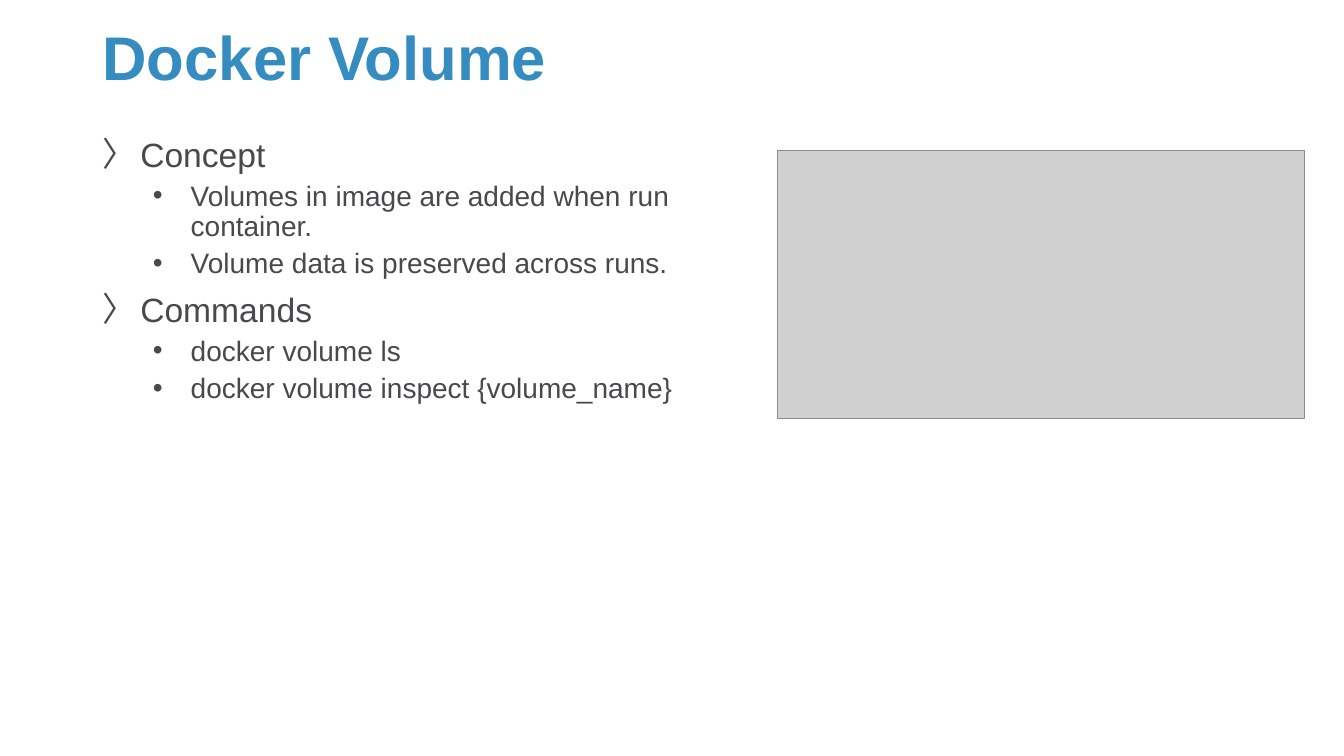
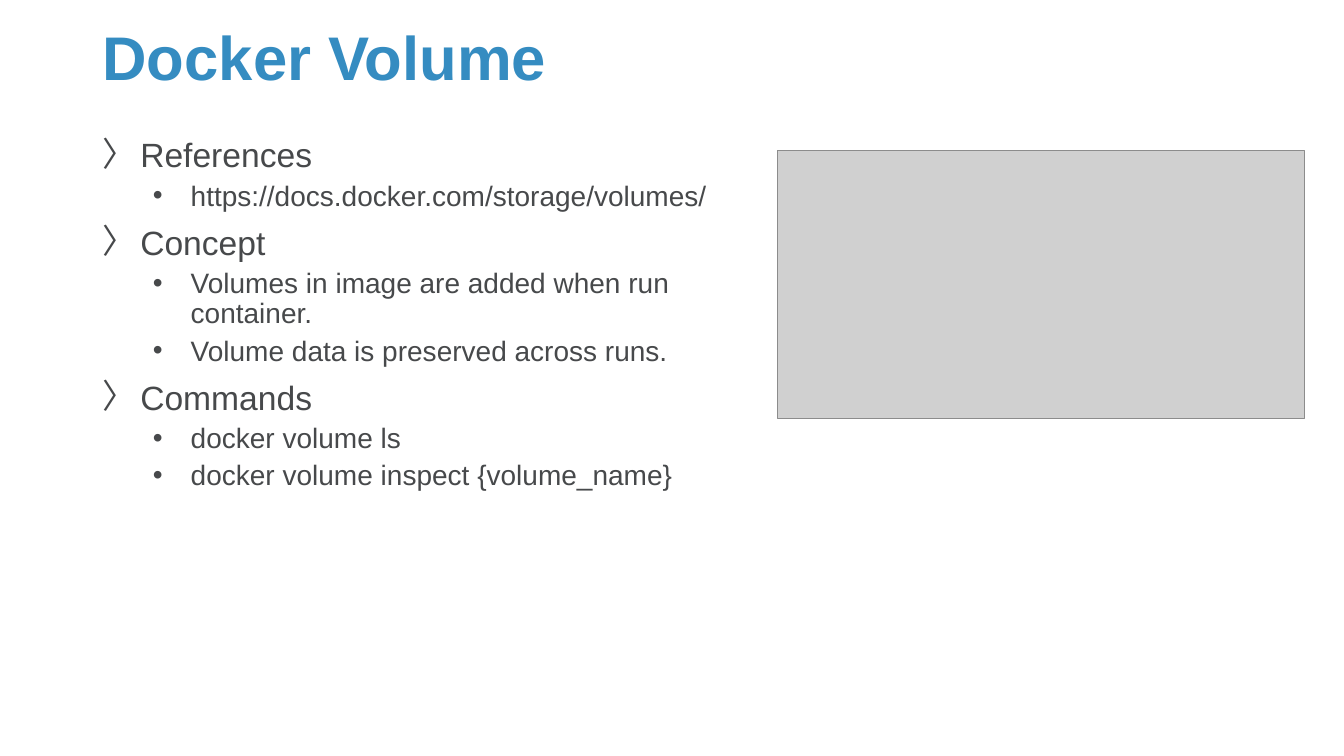
Before and after one commit to Sparks-Lu/TechNotes, a slide deck: slide 15 of Misc/Docker-Notes.pptx. Drawn at 1344x756 pixels with LibreOffice and Linux fonts; fonts in the diff are those of the drawing; grey boxes stand for pictures; background and template pictures are left out. Boxes give left, top, right and bottom in pixels: in the first picture for what was removed or moved away, otherwise in the second. Text is boxed around its words. In the diff, an @@ line names an element or a change of style, - is before the commit and + after.

```diff
--- a/Misc/Docker-Notes.pptx
+++ b/Misc/Docker-Notes.pptx
@@ text at [140,142,707,211]: paragraphs added @@
+〉 References
+  • https://docs.docker.com/storage/volumes/
```
Also in this commit, not shown: 3 other slides changed, 4 slides added, 3 other files.
